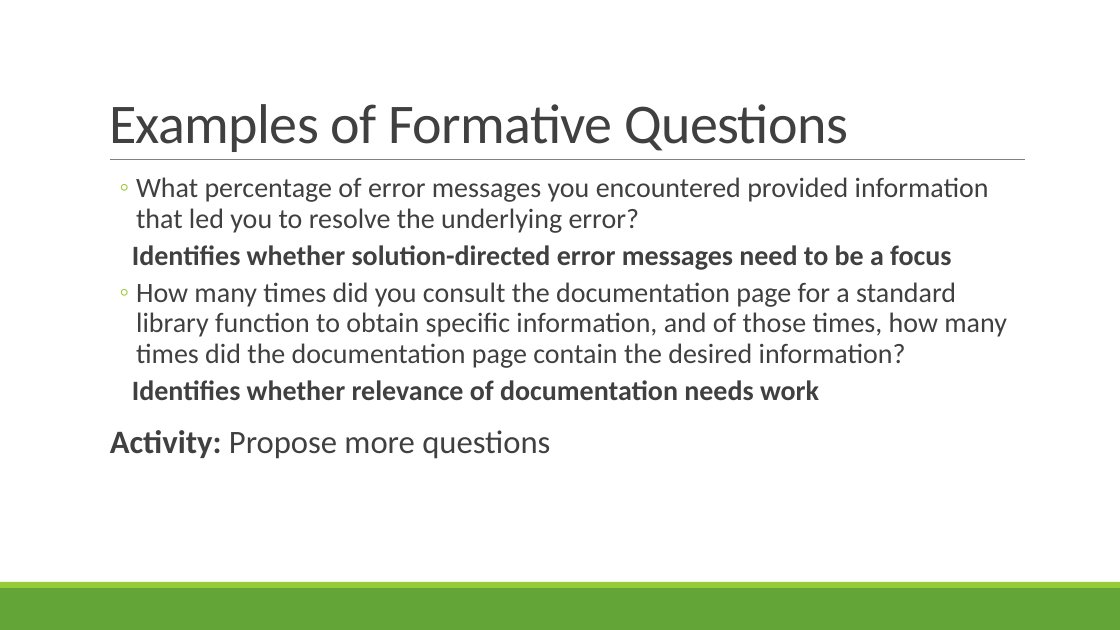
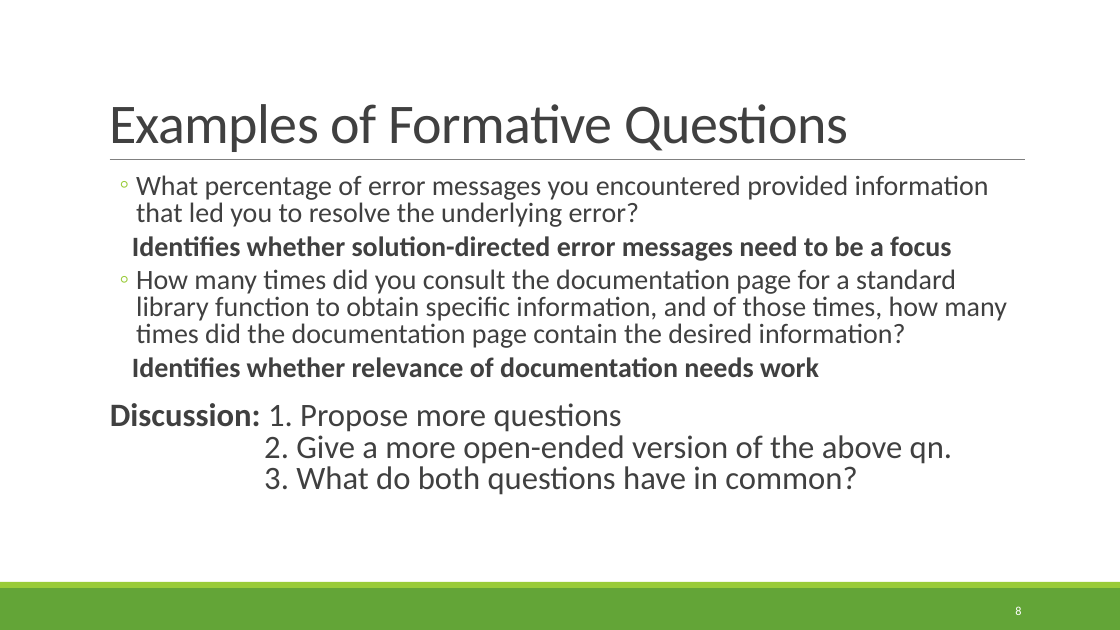
Before and after one commit to rbohrer/pl-course, a slide deck: slide 8 of LectureSlides/09Design2.pptx (slide 7 before the commit). Drawn at 1120x630 pixels with LibreOffice and Linux fonts; fonts in the diff are those of the drawing. Boxes give left, top, right and bottom in pixels: in the first picture for what was removed or moved away, otherwise in the second. Text is boxed around its words. In the diff, an @@ line names an element or a change of style, - is before the commit and + after.

```diff
--- a/LectureSlides/09Design2.pptx
+++ b/LectureSlides/09Design2.pptx
@@ text at (132, 175, 1007, 377): line spacing 0.9 to 0.8 @@
@@ text at (110, 403, 953, 495): text changed @@
-  Activity: Propose more questions
+  Discussion: 1. Propose more questions
+  2. Give a more open-ended version of the above qn.
+  3. What do both questions have in common?
@@ page number added at (1015, 606, 1021, 615), 10.5 pt, text #FFFFFF @@
+8
```
Also in this commit, not shown: 43 other slides changed, 4 slides added.
